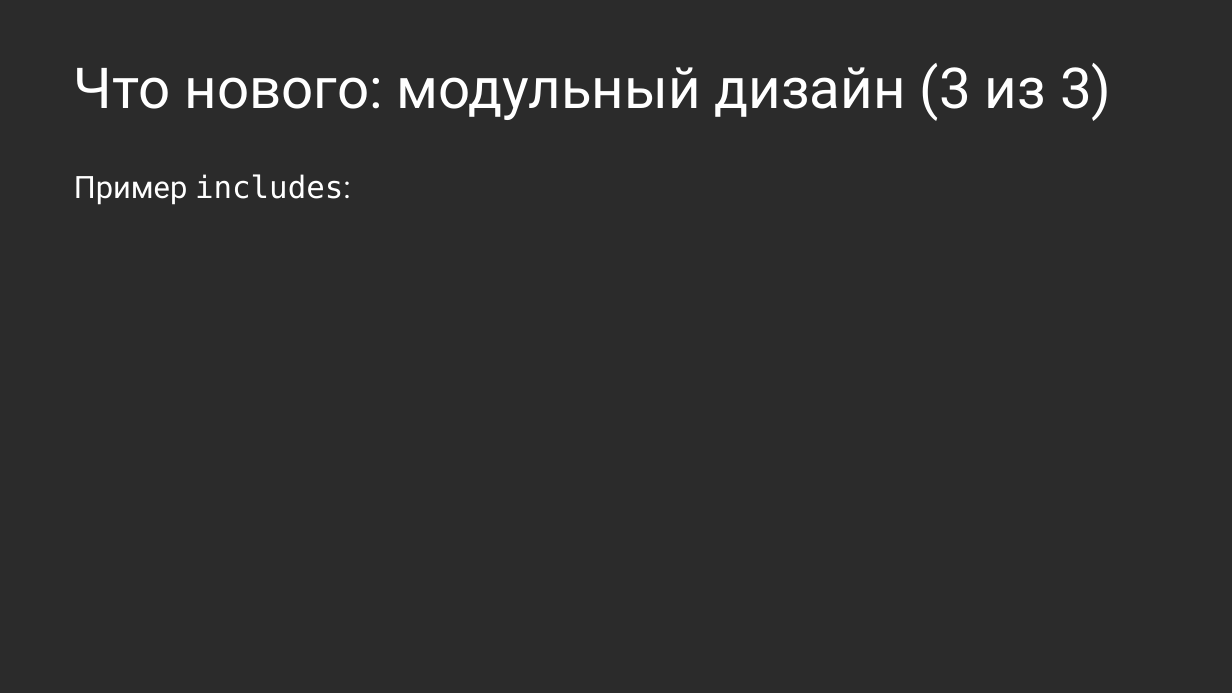
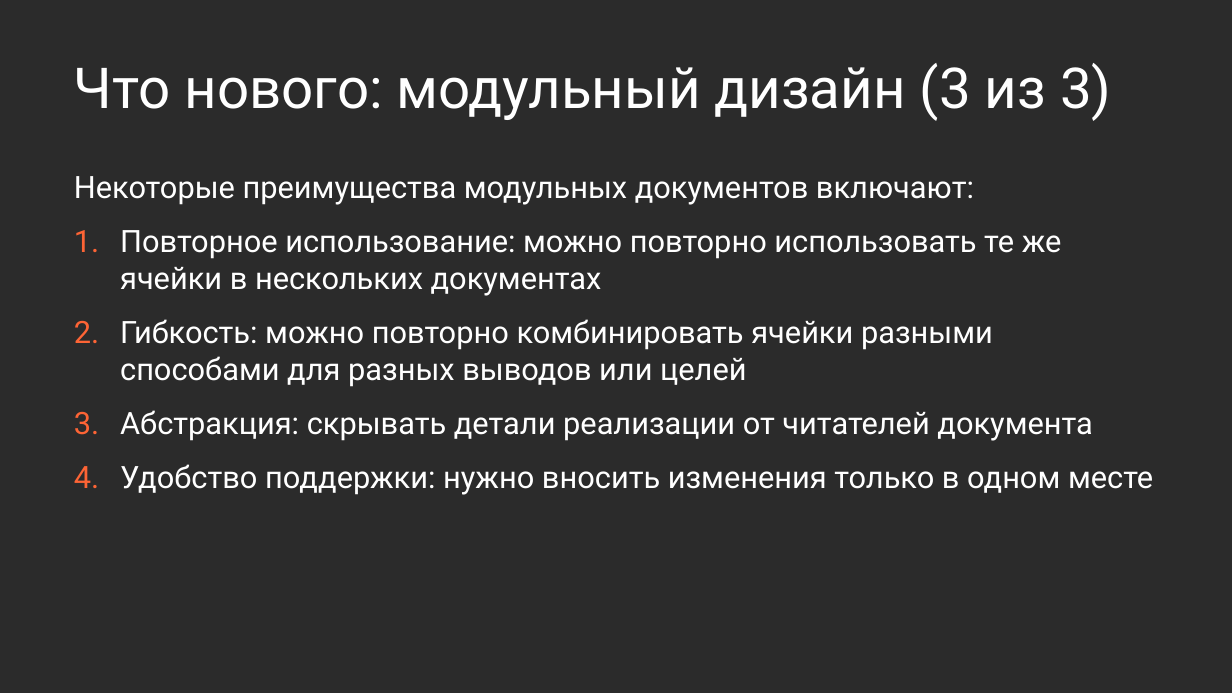
Before and after one commit to Marwolaeth/OTUS_R4DA, a slide deck: slide 13 of 01-Quarto/slides_draft.pptx. Drawn at 1232x693 pixels with LibreOffice and Linux fonts; fonts in the diff are those of the drawing; background and template pictures are left out; a plain dark background stands for a picture behind light text. Boxes give left, top, right and bottom in pixels: in the first picture for what was removed or moved away, otherwise in the second. Text is boxed around its words. In the diff, an @@ line names an element or a change of style, - is before the commit and + after.

```diff
--- a/01-Quarto/slides_draft.pptx
+++ b/01-Quarto/slides_draft.pptx
@@ text at [74, 176, 1153, 495]: text changed; font DejaVu Sans Mono to Roboto @@
-Пример includes:
+Некоторые преимущества модульных документов включают:
+1. Повторное использование: можно повторно использовать те же ячейки в нескольких документах
+2. Гибкость: можно повторно комбинировать ячейки разными способами для разных выводов или целей
+3. Абстракция: скрывать детали реализации от читателей документа
+4. Удобство поддержки: нужно вносить изменения только в одном месте
```
Also in this commit, not shown: 13 other slides changed, 3 slides added, 3 slides removed, 3 other files.
